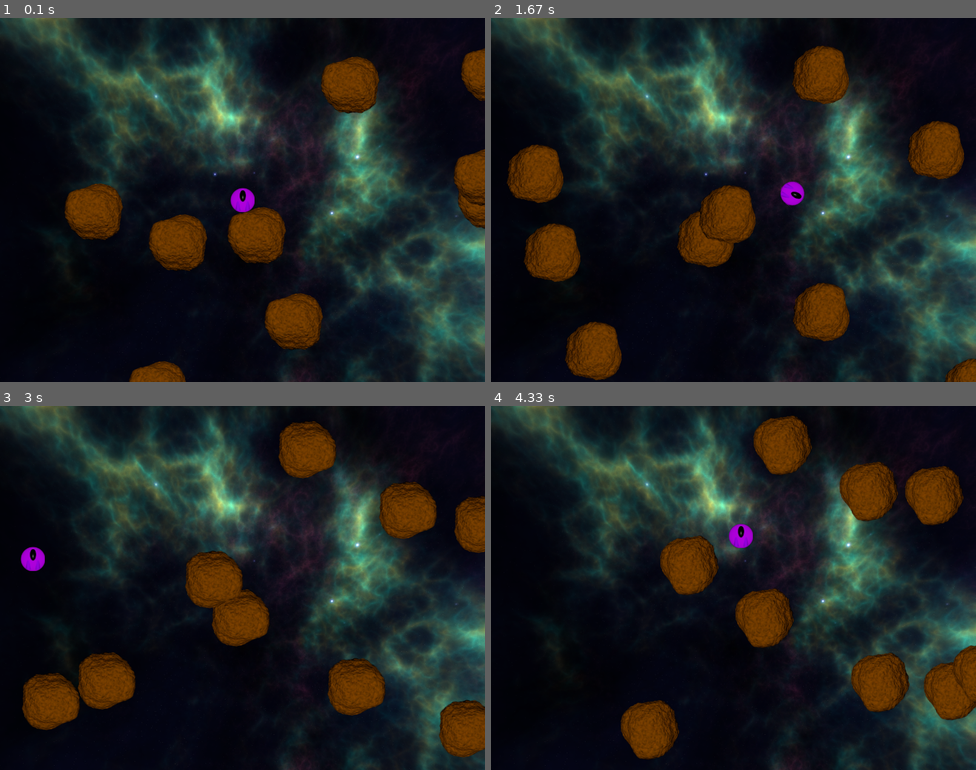
Above: before the commit, frames 1-4 (two rows, left to right).
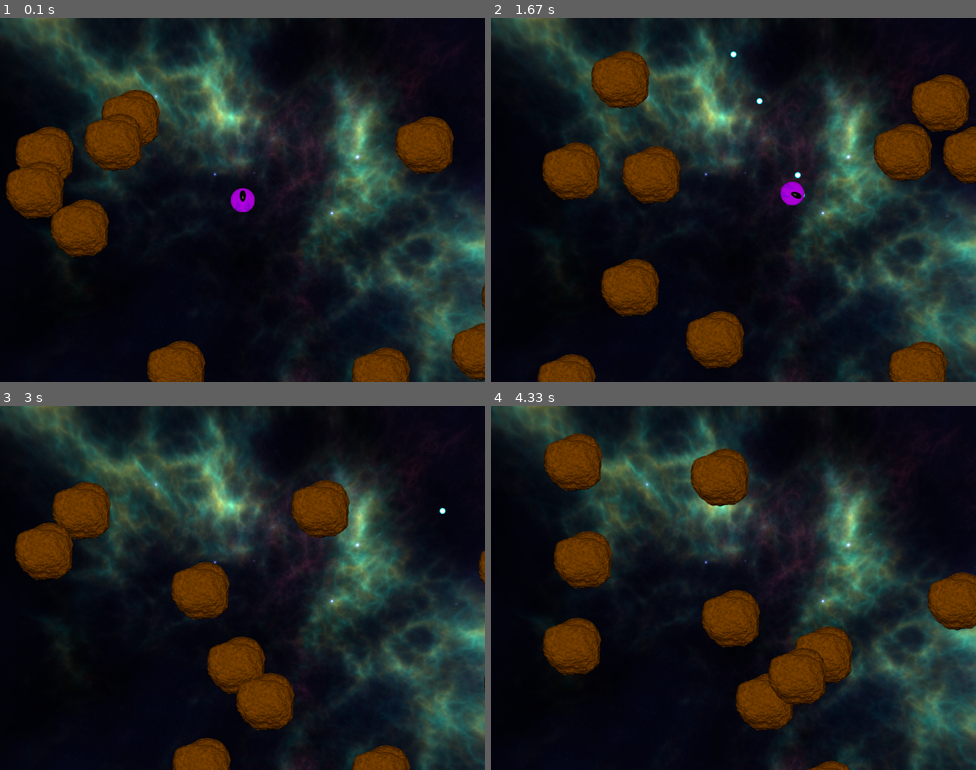
Above: after the commit, the same moments.

Repository: StochasticJP/pygame_asteroids
Game: pygame game, started from __main__.py
The game is run twice, just before and just after one commit, with the same random seed, the same clock (stepped at 60 frames per second) and the same inputs.
Inputs:
- Up to frame 1 (0.1 s): no input
- Up to frame 2 (1.67 s): tap Space at 0.33, 0.73, 1.03, 1.23, 1.57 s; hold Right 0.67-1.13 s; hold Up 1.17-1.47 s; hold Right from 1.5 s (still down)
- Up to frame 3 (3 s): tap Space at 1.87, 2.07, 2.37, 2.63, 2.93 s; release Right at 1.97 s; hold Left 2-2.53 s; hold Left 2.57-2.97 s
- Up to frame 4 (4.33 s): no input

The runs differ from the first frame. In frame 1, 19% of the frame differs, in the area x 1-100%, y 8-100%; in frame 2, 22%; in frame 3, 21%; in frame 4, 24%, in the area x 10-100%, y 2-100%.

Commit message:
added bullets and asteroids movement logic

Diff:
--- a/asteroids.py
+++ b/asteroids.py
@@ -15,7 +15,7 @@
         self.init_speed = [(round(random.uniform(-1.0, 1.0), 1), round(random.uniform(-1.0, 1.0), 1))
                                for _ in range(self.DIRECTION_NUMBER)]
         self.speed = Vector2(self.init_speed[random.randint(0, len(self.init_speed)-1)])
-        super().__init__(position, load_sprite(self.ASTEROIDS), Vector2(self.speed))
+        super().__init__(position, load_sprite(self.ASTEROIDS), get_random_velocity(1, 2))
         self.direction = Vector2(self.UP_COORDS)
 
     def rotate(self):
--- a/game.py
+++ b/game.py
@@ -2,6 +2,7 @@
 from gameobject import GameObject
 from player import Player
 from asteroids import Asteroids
+from player_weapons import Weapons
 import utils
 import random
 import time
@@ -11,18 +12,32 @@
     SCREEN_WIDTH = 800
     SCREEN_HEIGHT = 600
     ASTEROIDS_NUMBER = 10
+    MIN_ASTEROID_DISTANCE = 250
 
     def __init__(self):
         self._init_pygame()  # when this class is called - init pygame method is initialized
         self.clock = pygame.time.Clock()
         self.screen = pygame.display.set_mode((self.SCREEN_WIDTH, self.SCREEN_HEIGHT))
         self.background = utils.load_sprite("space", False)
-        self.spaceship = Player((400, 300))
+        self.asteroids = []
+        self.bullets = []
+        self.spaceship = Player((400, 300), self.bullets.append)
 
         # init multiple asteroids in a list
-        self.asteroid_coords = [(random.randint(0, self.SCREEN_WIDTH), random.randint(0, self.SCREEN_HEIGHT))
-                                for _ in range(self.ASTEROIDS_NUMBER)]
-        self.asteroids_list = [Asteroids((x, y)) for x, y in self.asteroid_coords]
+        # self.asteroid_coords = [(random.randint(0, self.SCREEN_WIDTH), random.randint(0, self.SCREEN_HEIGHT))
+        #                        for _ in range(self.ASTEROIDS_NUMBER)]
+
+        # self.asteroid_coords = [(utils.get_random_position(self.screen)) for _ in range(self.ASTEROIDS_NUMBER)]
+        # self.asteroids_list = [Asteroids((x, y)) for x, y in self.asteroid_coords]
+
+        for _ in range(self.ASTEROIDS_NUMBER):
+            while True:
+                position = utils.get_random_position(self.screen)
+                if position.distance_to(self.spaceship.position) > self.MIN_ASTEROID_DISTANCE:
+                    break
+
+            self.asteroids.append(Asteroids(position))
+
 
     def main_loop(self):
         while True:
@@ -38,24 +53,46 @@
         # Player input handling
         is_key_pressed = pygame.key.get_pressed()  # returns a list
 
-        if is_key_pressed[pygame.K_RIGHT]:
-            self.spaceship.rotate(clockwise=True)
-        elif is_key_pressed[pygame.K_LEFT]:
-            self.spaceship.rotate(clockwise=False)
-        elif is_key_pressed[pygame.K_UP]:
-            self.spaceship.accelerate()
+        if self.spaceship:  # check if spaceship exists
+            if is_key_pressed[pygame.K_RIGHT]:
+                self.spaceship.rotate(clockwise=True)
+            elif is_key_pressed[pygame.K_LEFT]:
+                self.spaceship.rotate(clockwise=False)
+            elif is_key_pressed[pygame.K_UP]:
+                self.spaceship.accelerate()
 
         # Handle input to quit the game
         for event in pygame.event.get():
             if event.type == pygame.QUIT or (event.type == pygame.KEYDOWN and event.key == pygame.K_ESCAPE):
                 quit()
+            elif (
+                self.spaceship
+                and event.type == pygame.KEYDOWN
+                and event.key == pygame.K_SPACE
+            ):
+                self.spaceship.shoot()
 
 
     def _process_game_logic(self):
-        self.spaceship.move(self.screen)
+        for game_object in self._get_game_objects():
+            game_object.move(self.screen)
 
-        for asteroids in self.asteroids_list:
-            asteroids.move(self.screen)
+        if self.spaceship:
+            for asteroid in self.asteroids:
+                if asteroid.collides_with(self.spaceship):
+                    self.spaceship = None  # removes the spaceship
+                    break
+
+        for bullet in self.bullets[:]:
+            if not self.screen.get_rect().collidepoint(bullet.position):
+                self.bullets.remove(bullet)
+
+        # self.spaceship.move(self.screen)
+        #
+        # for asteroids in self.asteroids_list:
+        #     asteroids.move(self.screen)
+
+
 
         # # Check screen boundaries to keep object within screen
         # if self.spaceship.position.x < 0 or self.spaceship.position.x > self.screen.get_width():
@@ -65,12 +102,24 @@
 
     def _draw(self):
         self.screen.blit(self.background, (0, 0))  # fills the screen with each frame
-        self.spaceship.draw(self.screen)
 
-        # asteroid drawing
-        for asteroids in self.asteroids_list:
-            asteroids.draw(self.screen)
-            asteroids.rotate()
+        for game_object in self._get_game_objects():
+            game_object.draw(self.screen)
+
+        # self.spaceship.draw(self.screen)
+        # # asteroid drawing
+        # for asteroids in self.asteroids_list:
+        #     asteroids.draw(self.screen)
+        #     asteroids.rotate()
 
         pygame.display.flip()  # updates the content of the screen
         self.clock.tick(60)  # will wait it match the desired FPS
+
+
+    def _get_game_objects(self):
+        game_objects = [*self.asteroids, *self.bullets]
+
+        if self.spaceship:
+            game_objects.append(self.spaceship)
+
+        return game_objects  # return a list with Objects
--- a/gameobject.py
+++ b/gameobject.py
@@ -23,4 +23,4 @@
 
         # collision logic
         if distance < self.radius + other_obj.radius:
-            return distance
+            return "Collision occured"
--- a/player.py
+++ b/player.py
@@ -2,6 +2,8 @@
 import utils
 from pygame.math import Vector2
 from pygame.transform import rotozoom
+from player_weapons import Weapons
+
 
 class Player(GameObject):
     # class const
@@ -9,10 +11,12 @@
     MANEAVERABILITY = 3  # how fast the spaceship rotates
     UP_COORDS = (0, -1)
     ACCELERATION = 0.25
+    BULLET_SPEED = 3
 
-    def __init__(self, position):
+    def __init__(self, position, create_bullet_callback):
         super().__init__(position, utils.load_sprite(self.SPACESHIP), Vector2(0))
         self.direction = Vector2(GameObject.UP_DIRECTION)
+        self.create_bullet_callback = create_bullet_callback
 
     def rotate(self, clockwise=True):
         sign = 1 if clockwise else -1
@@ -28,3 +32,8 @@
 
     def accelerate(self):
         self.velocity += self.direction * self.ACCELERATION
+
+    def shoot(self):
+        bullet_velocity = self.direction * self.BULLET_SPEED + self.velocity  # relative speed
+        bullet = Weapons(self.position, bullet_velocity)
+        self.create_bullet_callback(bullet)
--- a/player_weapons.py
+++ b/player_weapons.py
@@ -0,0 +1,15 @@
+from gameobject import GameObject
+import utils
+from pygame.math import Vector2
+
+
+class Weapons(GameObject):
+    WEAPON = 'bullet'
+
+    def __init__(self, position, velocity):
+        super().__init__(position, utils.load_sprite(self.WEAPON), velocity)
+        self.position = position
+        self.velocity = velocity
+
+    def move(self, surface):
+        self.position = self.position + self.velocity
--- a/utils.py
+++ b/utils.py
@@ -1,5 +1,6 @@
 from pygame.image import load
 from pygame.math import Vector2
+import random
 
 def load_sprite(name, with_alpha=True):
     path = f"assets/sprites/{name}.png"
@@ -14,3 +15,14 @@
     x, y = position
     w, h = surface.get_size()
     return Vector2(x % w, y % h)
+
+def get_random_position(surface):
+    return Vector2(
+        random.randrange(surface.get_width()),
+        random.randrange(surface.get_height())
+    )
+
+def get_random_velocity(min_speed, max_speed):
+    speed = random.randint(min_speed, max_speed)
+    angle = random.randrange(0, 360)
+    return Vector2(speed, 0).rotate(angle)
Binary file added: assets/sprites/bullet.png
